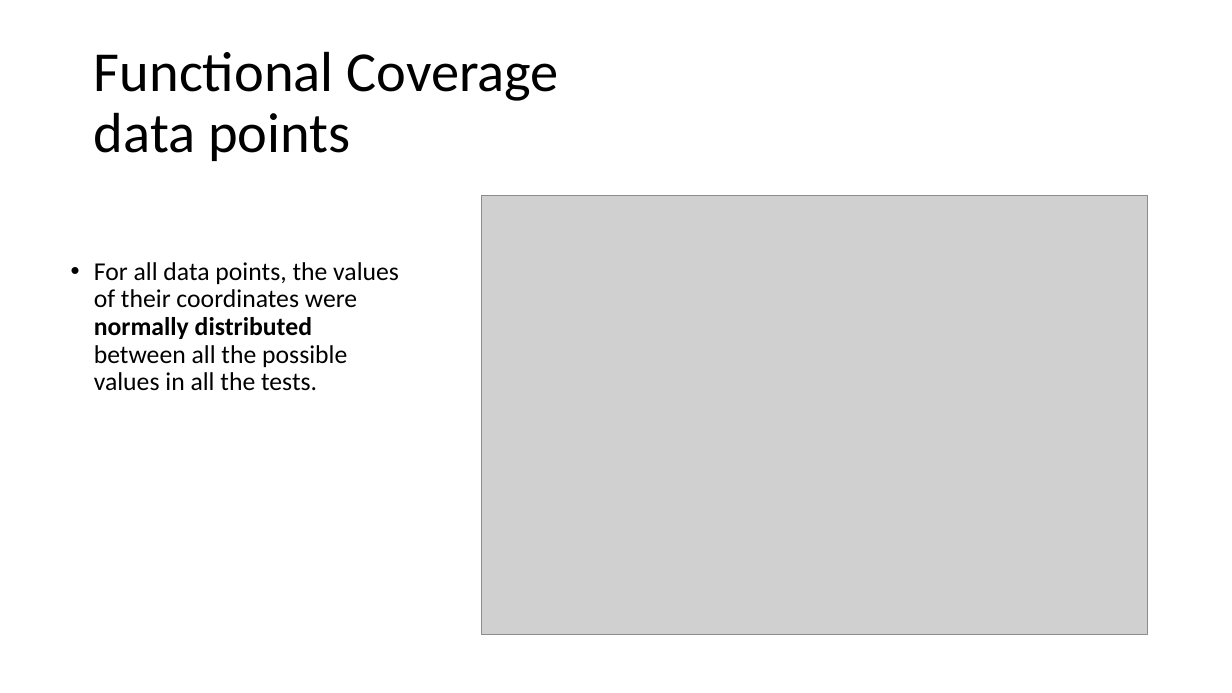
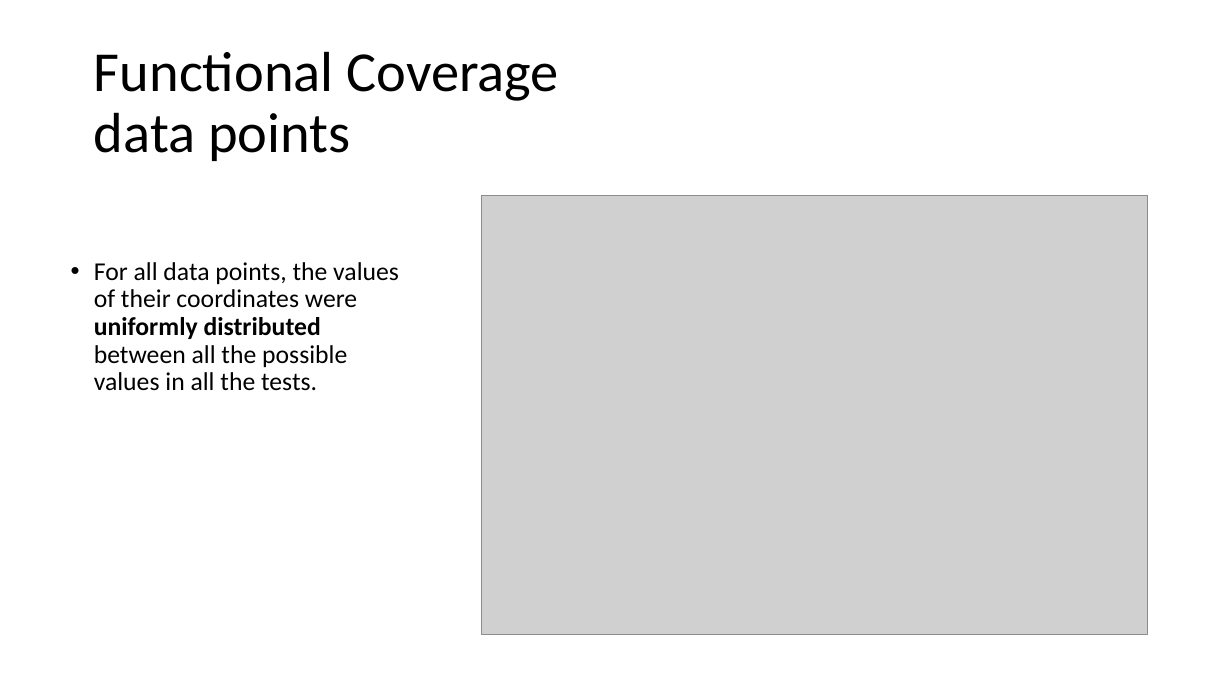
Before and after one commit to liotahuf/UVM_project, a slide deck: slide 40 of Final presentation 3.pptx. Drawn at 1232x693 pixels with LibreOffice and Linux fonts; fonts in the diff are those of the drawing; grey boxes stand for pictures. Boxes give left, top, right and bottom in pixels: in the first picture for what was removed or moved away, otherwise in the second. Text is boxed around its words. In the diff, an @@ line names an element or a change of style, - is before the commit and + after.

Commit message:
little changes to final ppt v3

```diff
--- a/Final presentation 3.pptx
+++ b/Final presentation 3.pptx
@@ text at (94, 262, 399, 391): text changed @@
-• For all data points, the values of their coordinates were normally distributed between all the possible values in all the tests.
+• For all data points, the values of their coordinates were uniformly distributed between all the possible values in all the tests.
```
Also in this commit, not shown: 2 other slides changed.
